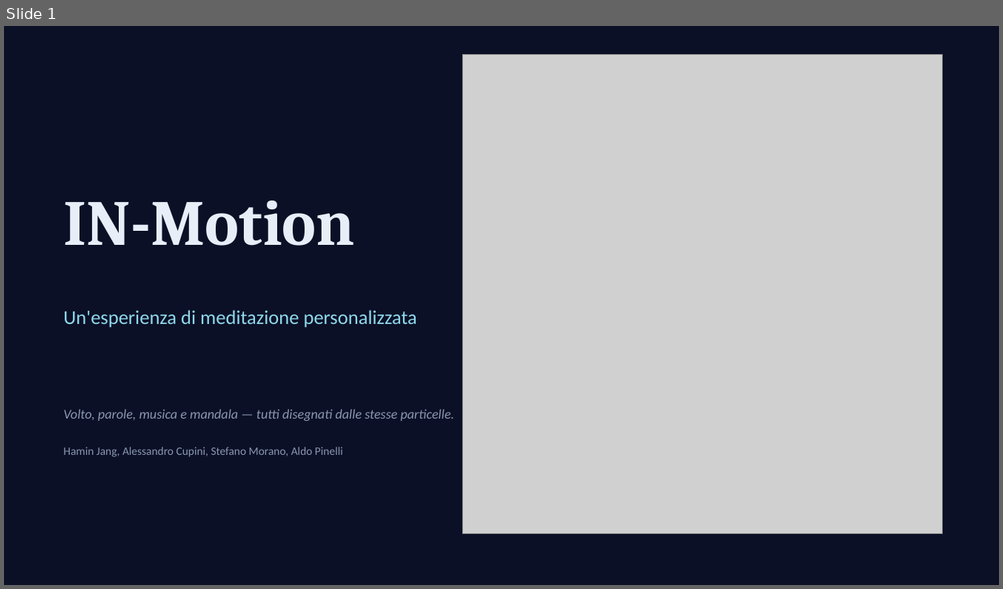
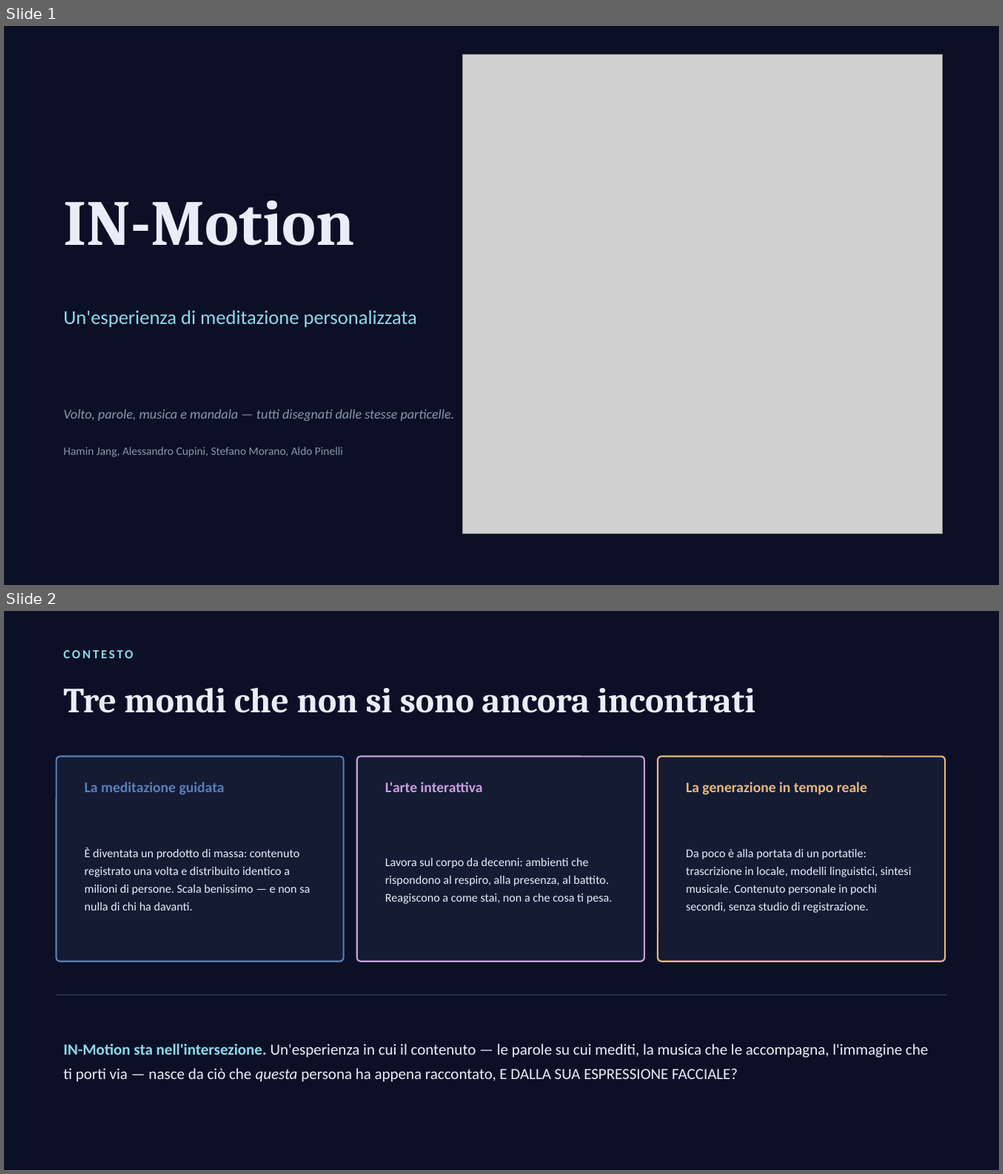
Before and after one commit to stefano-morano/IN-Motion, a slide deck: IN-Motion.pptx. Shown one above the other, each under a label of ours: slide 1 before the commit, slides 1 and 2 after it. The pictures are 1003x589 and 1003x1174 pixels, drawn with LibreOffice and Linux fonts; fonts in the diff are those of the drawing; grey boxes stand for pictures. Boxes give left, top, right and bottom in pixels: in the first picture for what was removed or moved away, otherwise in the second. Text is boxed around its words. In the diff, an @@ line names an element or a change of style, - is before the commit and + after.

```diff
--- a/IN-Motion.pptx
+++ b/IN-Motion.pptx
@@ slide 2 added at (x1=4, y1=611, x2=999, y2=1170), background #0B1026 @@
@@ text added at (x1=63, y1=650, x2=133, y2=658), 12 pt, text #8FD9EC, bold @@
+CONTESTO
@@ text added at (x1=63, y1=688, x2=754, y2=713), 34 pt, text #E8EEF7, bold @@
+Tre mondi che non si sono ancora incontrati
@@ rounded rectangle added at (x1=57, y1=757, x2=344, y2=962), fill #141B33, outline #5A7FB8 1.5 pt @@
@@ rounded rectangle added at (x1=357, y1=757, x2=644, y2=962), fill #141B33, outline #C9A0DC 1.5 pt @@
@@ rounded rectangle added at (x1=657, y1=757, x2=945, y2=962), fill #141B33, outline #E8B87F 1.5 pt @@
@@ text added at (x1=85, y1=782, x2=225, y2=795), 14 pt, text #5A7FB8, bold @@
+La meditazione guidata
@@ text added at (x1=385, y1=782, x2=483, y2=792), 14 pt, text #C9A0DC, bold @@
+L'arte interattiva
@@ text added at (x1=686, y1=782, x2=867, y2=795), 14 pt, text #E8B87F, bold @@
+La generazione in tempo reale
@@ text added at (x1=85, y1=848, x2=310, y2=911), 11.5 pt, text #E8EEF7 @@
+È diventata un prodotto di massa: contenuto registrato una volta e distribuito identico a milioni di persone. Scala benissimo — e non sa nulla di chi ha davanti.
@@ text added at (x1=686, y1=849, x2=911, y2=913), 11.5 pt, text #E8EEF7 @@
+Da poco è alla portata di un portatile: trascrizione in locale, modelli linguistici, sintesi musicale. Contenuto personale in pochi secondi, senza studio di registrazione.
@@ text added at (x1=385, y1=858, x2=612, y2=904), 11.5 pt, text #E8EEF7 @@
+Lavora sul corpo da decenni: ambienti che rispondono al respiro, alla presenza, al battito. Reagiscono a come stai, non a che cosa ti pesa.
@@ line added from (57, 995) to (946, 995), #2A3550 1 pt @@
@@ text added at (x1=63, y1=1044, x2=928, y2=1082), 15 pt, text #E8EEF7 @@
+IN-Motion sta nell'intersezione. Un'esperienza in cui il contenuto — le parole su cui mediti, la musica che le accompagna, l'immagine che ti porti via — nasce da ciò che questa persona ha appena raccontato, E DALLA SUA ESPRESSIONE FACCIALE?
```
Also in this commit, not shown: 1 slide changed, 2 other slides added.
